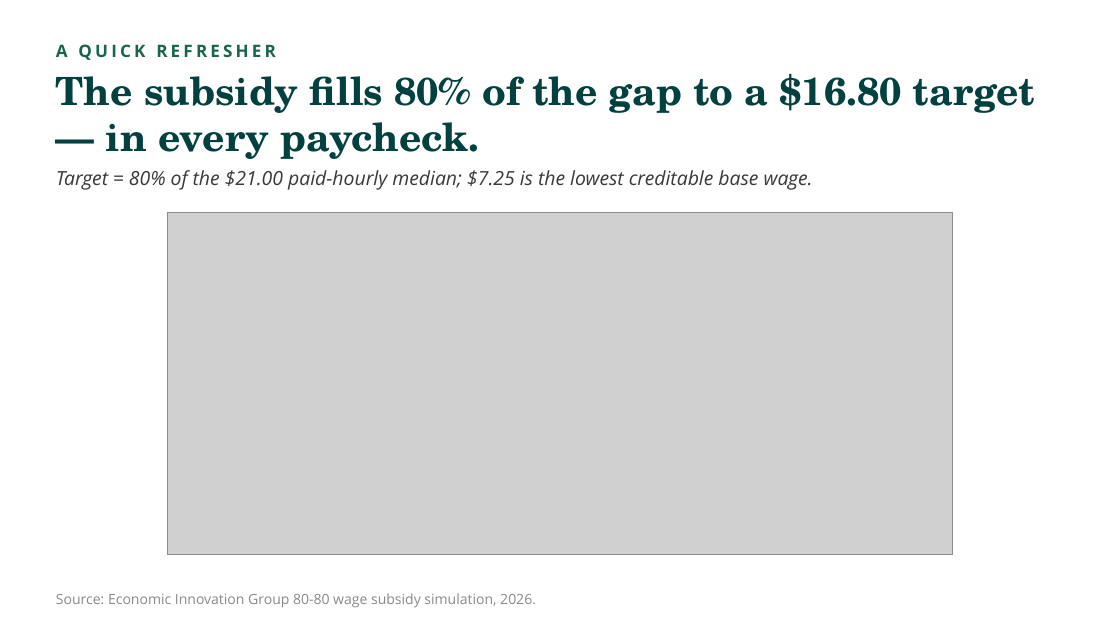
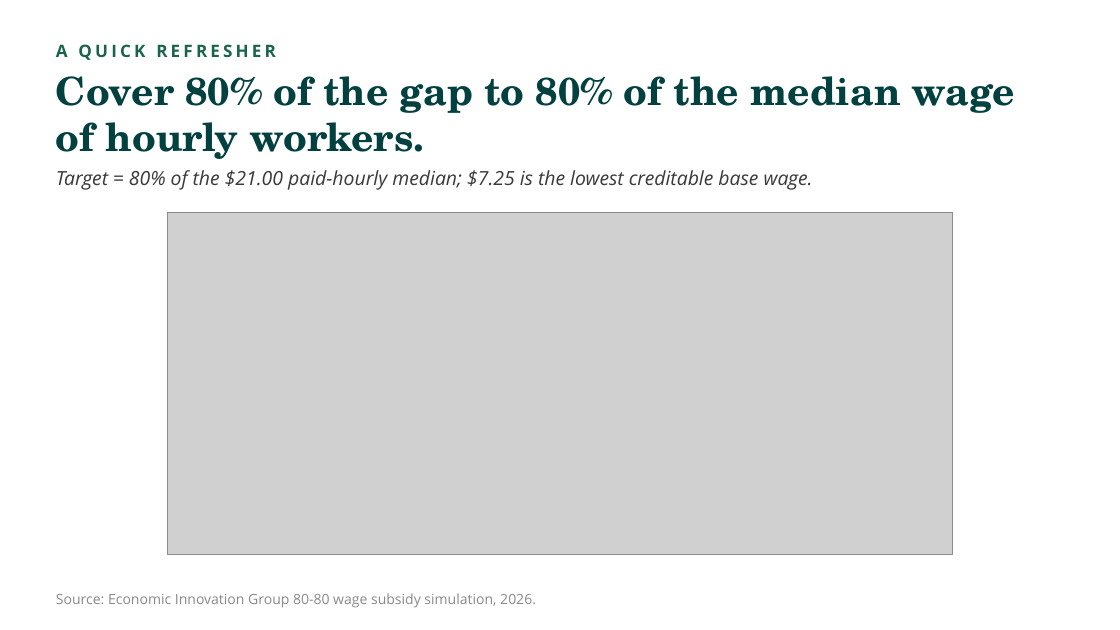
Before and after one commit to bnglasner/eig-wagesubsidy-policy-sim, a slide deck: slide 3 of output/slides/2026-07-09_80-80-companion-deck.pptx. Drawn at 1120x630 pixels with LibreOffice and Linux fonts; fonts in the diff are those of the drawing; grey boxes stand for pictures. Boxes give left, top, right and bottom in pixels: in the first picture for what was removed or moved away, otherwise in the second. Text is boxed around its words. In the diff, an @@ line names an element or a change of style, - is before the commit and + after.

```diff
--- a/output/slides/2026-07-09_80-80-companion-deck.pptx
+++ b/output/slides/2026-07-09_80-80-companion-deck.pptx
@@ text at [56, 76, 1015, 159]: text changed @@
-The subsidy fills 80% of the gap to a $16.80 target — in every paycheck.
+Cover 80% of the gap to 80% of the median wage of hourly workers.
```
Also in this commit, not shown: 5 other slides changed, 1 other file.
